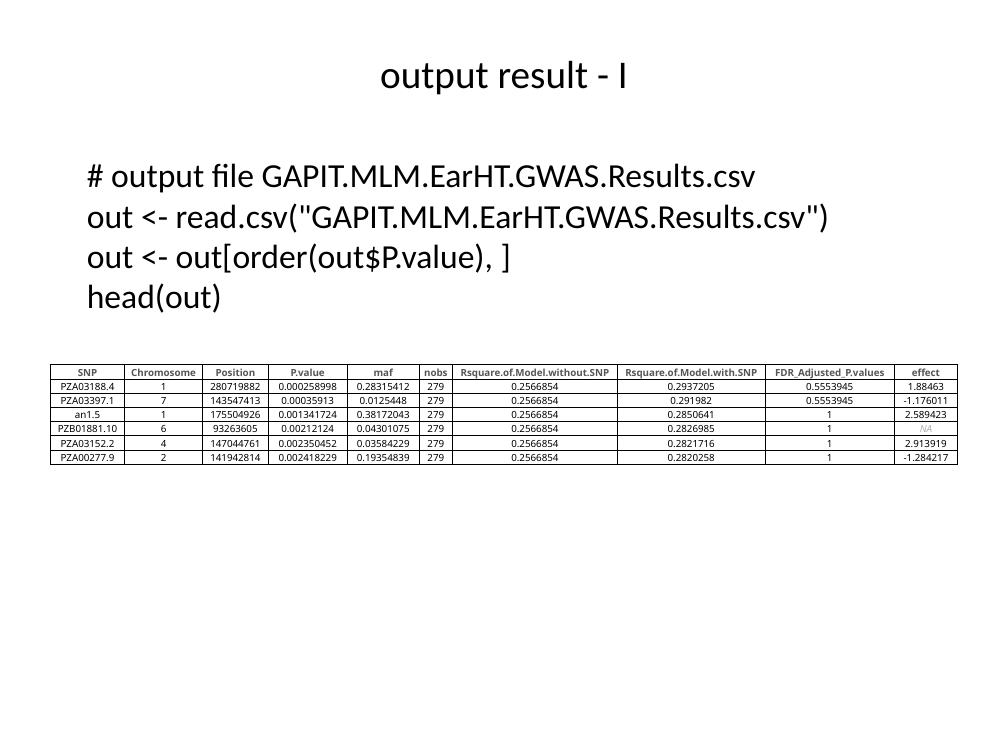
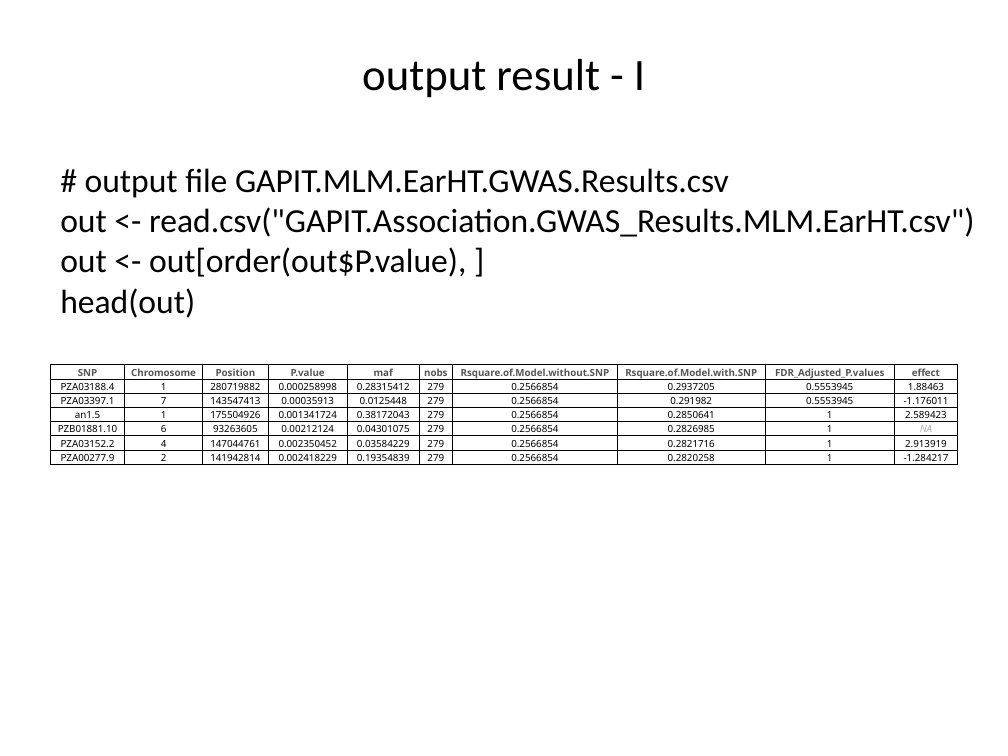
Before and after one commit to liu3zhenlab/teaching, a slide deck: slide 18 of PLPTH813Bioinformatis/2023/labs/lab07_qtl_gwas.pptx. Drawn at 1008x756 pixels with LibreOffice and Linux fonts; fonts in the diff are those of the drawing. Boxes give left, top, right and bottom in pixels: in the first picture for what was removed or moved away, otherwise in the second. Text is boxed around its words. In the diff, an @@ line names an element or a change of style, - is before the commit and + after.

```diff
--- a/PLPTH813Bioinformatis/2023/labs/lab07_qtl_gwas.pptx
+++ b/PLPTH813Bioinformatis/2023/labs/lab07_qtl_gwas.pptx
@@ title "output result - I" at [362, 59, 645, 98]: size 28 to 32 pt @@
@@ text "# output file GAPIT.MLM.EarHT.GWAS.Results.csv": place and size @@
-text "# output file GAPIT.MLM.EarHT.GWAS.Results.csv" at [87, 163, 829, 313]
+text "# output file GAPIT.MLM.EarHT.GWAS.Results.csv" at [60, 168, 974, 318]
@@ text at [60, 207, 974, 237]: text changed @@
-out <- read.csv("GAPIT.MLM.EarHT.GWAS.Results.csv")
+out <- read.csv("GAPIT.Association.GWAS_Results.MLM.EarHT.csv")
```
Also in this commit, not shown: 7 other slides changed, 3 slides added, 2 slides removed, 1 other file.
